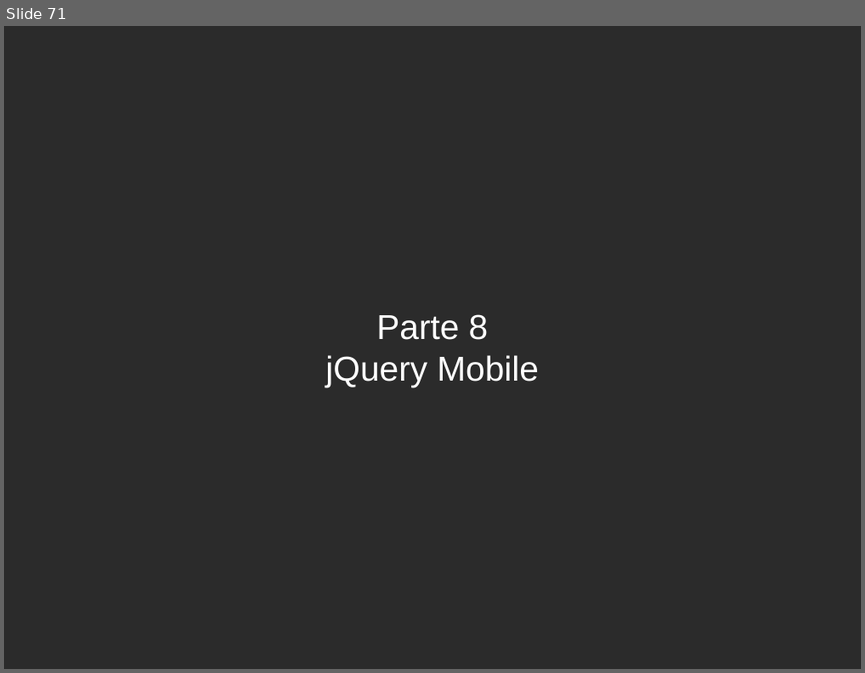
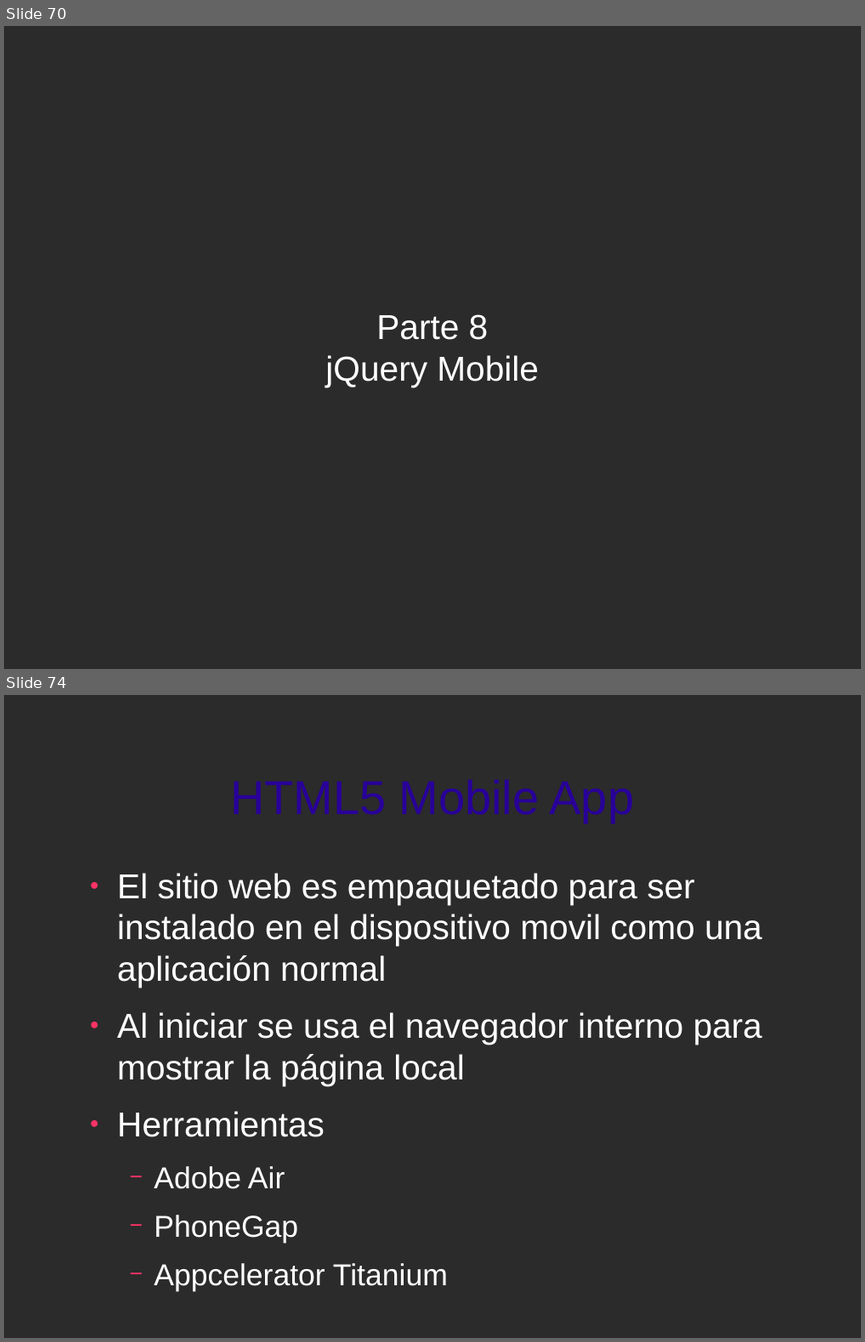
Before and after one commit to jorgeu/curso-jquery, a slide deck: curso-jquery.odp. Shown one above the other, each under a label of ours: slide 71 before the commit, slides 70 and 74 after it; the slides between them are not shown. The pictures are 865x673 and 865x1342 pixels, drawn with LibreOffice and Linux fonts; fonts in the diff are those of the drawing; background and template pictures are left out; a plain dark background stands for a picture behind light text. Boxes give left, top, right and bottom in pixels: in the first picture for what was removed or moved away, otherwise in the second. Text is boxed around its words. In the diff, an @@ line names an element or a change of style, - is before the commit and + after.

Commit message:
completado jquery mobile

```diff
--- a/curso-jquery.odp
+++ b/curso-jquery.odp
@@ slide 74 added at box(4, 695, 861, 1338), background picture (left out) @@
@@ title added at box(230, 779, 634, 823), 44 pt, text #280099 @@
+HTML5 Mobile App
@@ text added at box(117, 873, 762, 1292), 32 pt, text #FFFFFF @@
+● El sitio web es empaquetado para ser instalado en el dispositivo movil como una aplicación normal
+● Al iniciar se usa el navegador interno para mostrar la página local
+● Herramientas
+  − Adobe Air
+  − PhoneGap
+  − Appcelerator Titanium
@@ what was slide 71 is now slide 70 @@
```
Also in this commit, not shown: 13 other slides added, 1 slide removed, 2 other files.
